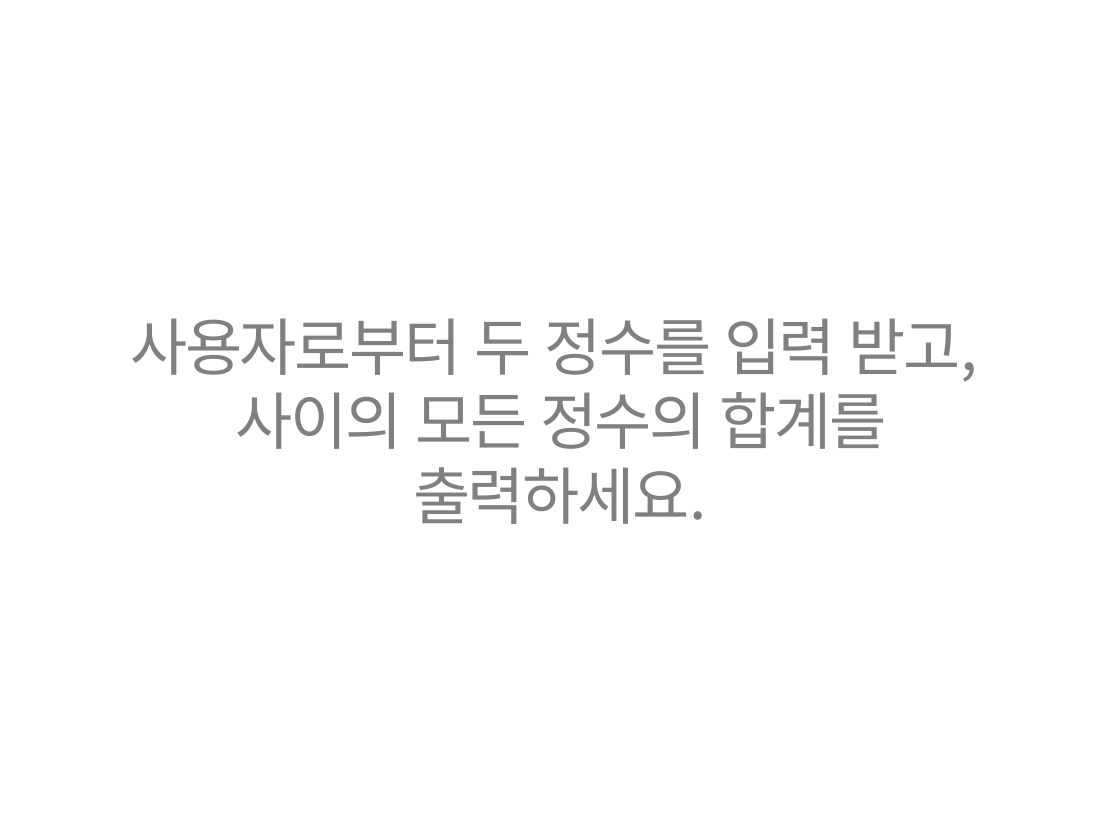
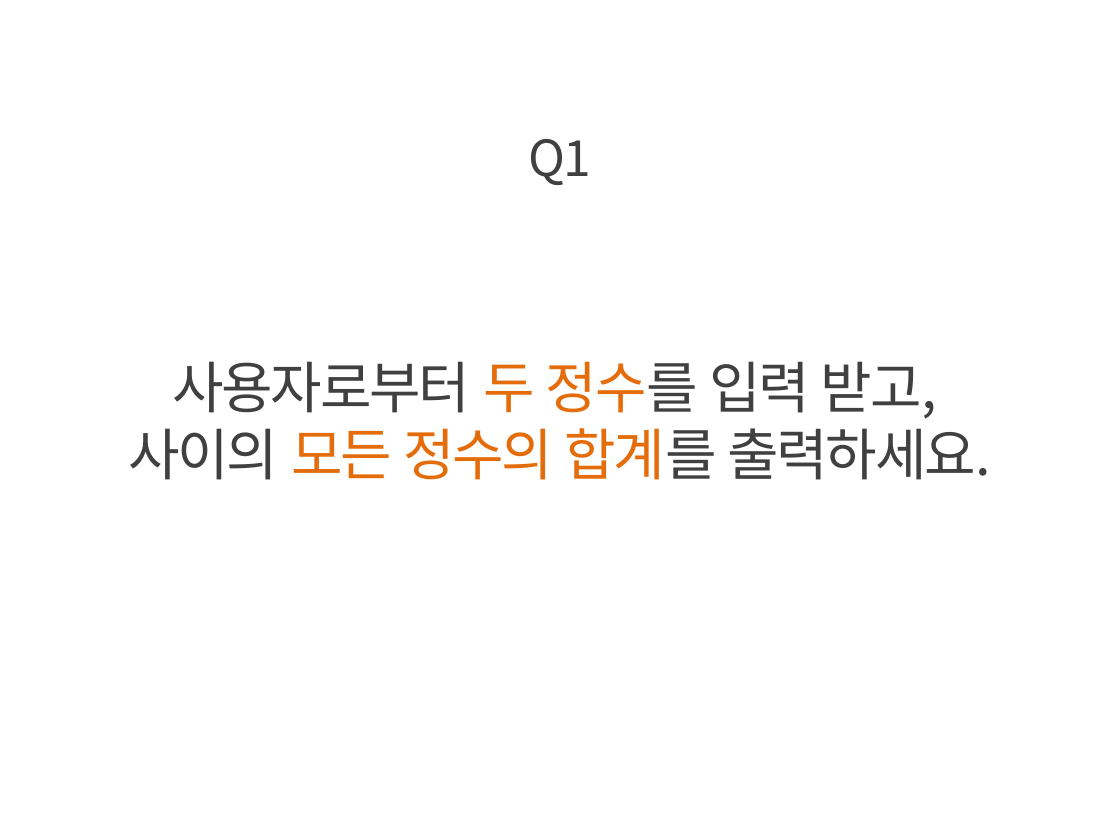
Before and after one commit to kwonkijun/python, a slide deck: slide 15 of 파이썬기초(PPT)/파이썬 기초 7강_반복문.pptx. Drawn at 1120x840 pixels with LibreOffice and Linux fonts; fonts in the diff are those of the drawing. Boxes give left, top, right and bottom in pixels: in the first picture for what was removed or moved away, otherwise in the second. Text is boxed around its words. In the diff, an @@ line names an element or a change of style, - is before the commit and + after.

```diff
--- a/파이썬기초(PPT)/파이썬 기초 7강_반복문.pptx
+++ b/파이썬기초(PPT)/파이썬 기초 7강_반복문.pptx
@@ text added at box(529, 139, 591, 185), 32 pt, text #404040 @@
+Q1
@@ text "사용자로부터 두 정수를 입력 받고," at box(129, 361, 992, 480): size 40 to 36 pt; text colour #808080 to #404040 in "사용자로부터 정수를 입력 받고,", "사이의 합계를 출력하세요."; text colour #808080 to #E46C0A in "두 정수를", "모든 정수의 합계를" @@
```
Also in this commit, not shown: 18 other slides changed, 39 other files.
